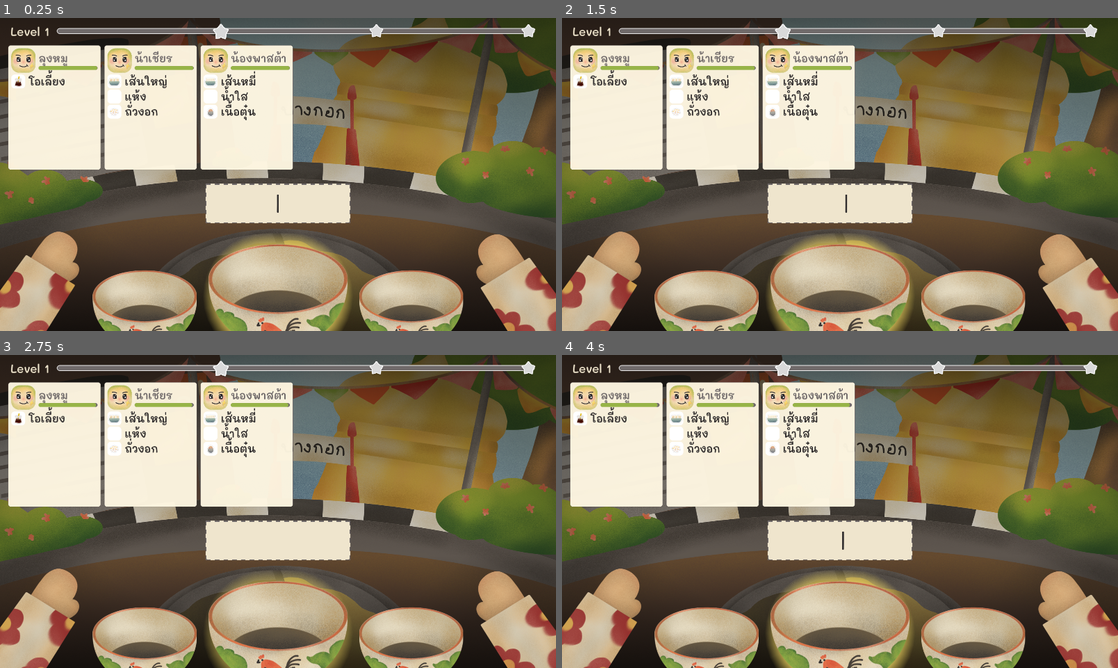
Above: before the commit, frames 1-4 (two rows, left to right).
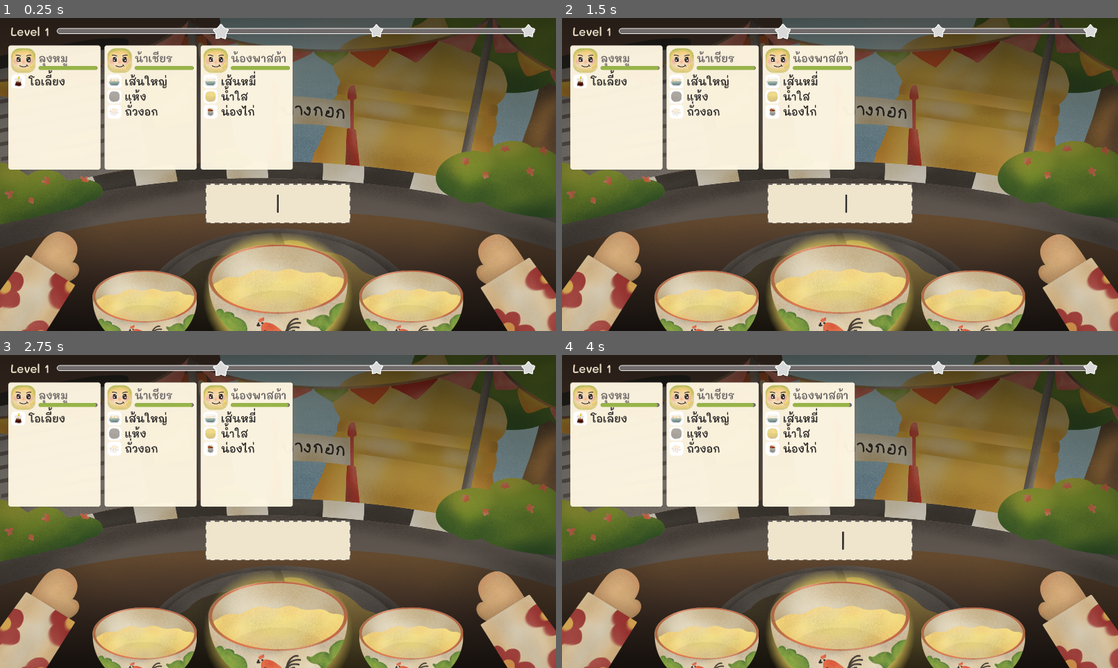
Above: after the commit, the same moments.

Repository: pcpaugust/video-game
Game: Godot game, scene res://scenes/main/Cooking.tscn
Same seed, same stepped clock (60 frames per second), same inputs: the game is played once before the commit and once after it.
Inputs:
- Up to frame 1 (0.25 s): no input
- Up to frame 2 (1.5 s): tap Enter at 0.5, 0.6 s; tap Space at 0.77, 1.25 s; tap Tab at 1.35 s
- Up to frame 3 (2.75 s): tap Space at 1.52 s; tap Enter at 2 s; tap Backspace at 2.1 s
- Up to frame 4 (4 s): tap Space at 2.75, 3.02, 3.77 s; tap Enter at 2.85, 3.5 s; tap Tab at 3.6 s

The runs differ from the first frame. In frame 1, 5.2% of the frame differs, in the area x 16-84%, y 23-98%; in frame 2, 5.2%; in frame 3, 5.2%; in frame 4, 5.2%.

Commit message:
feat: implement bowl UI controller and add soup menu artwork assets

Diff:
--- a/scripts/config/menu_config.gd
+++ b/scripts/config/menu_config.gd
@@ -19,10 +19,11 @@
 ]
 
 const MEAT_TYPES: Array[String] = [
+	"น่องไก่",
+	"หมูเด้ง",
+	"เนื้อตุ๋น",
 	"ลูกชิ้น",
-	"เนื้อตุ๋น",
-	"หมูเด้ง",
-	"น่องไก่",
+	"หมูแดง",
 ]
 
 const VEGETABLE_TYPES: Array[String] = [
@@ -43,16 +44,22 @@
 	"วุ้นเส้น": preload("res://assets/artwork/menu/nood03.png"),
 	"บะหมี่": preload("res://assets/artwork/menu/nood01.png"),
 	"เส้นใหญ่": preload("res://assets/artwork/menu/nood05.png"),
-	"ลูกชิ้น": preload("res://assets/artwork/menu/meat01.png"),
-	"เนื้อตุ๋น": preload("res://assets/artwork/menu/meat02.png"),
-	"หมูเด้ง": preload("res://assets/artwork/menu/meat04.png"),
-	"น่องไก่": preload("res://assets/artwork/menu/meat05.png"),
+	"ลูกชิ้น": preload("res://assets/artwork/menu/meat05.png"),
+	"เนื้อตุ๋น": preload("res://assets/artwork/menu/meat03.png"),
+	"หมูเด้ง": preload("res://assets/artwork/menu/meat02.png"),
+	"น่องไก่": preload("res://assets/artwork/menu/meat01.png"),
+	"หมูแดง": preload("res://assets/artwork/menu/meat04.png"),
 	"กระเทียมเจียว": preload("res://assets/artwork/menu/veg02.png"),
 	"ถั่วงอก": preload("res://assets/artwork/menu/veg03.png"),
 	"ต้นหอมผักชี": preload("res://assets/artwork/menu/veg01.png"),
 	"โอเลี้ยง": preload("res://assets/artwork/menu/drink02.png"),
 	"กระเจี๊ยบ": preload("res://assets/artwork/menu/drink01.png"),
 	"เก๊กฮวย": preload("res://assets/artwork/menu/drink03.png"),
+	"แห้ง": preload("res://assets/artwork/menu/soup05.png"),
+	"น้ำใส": preload("res://assets/artwork/menu/soup02.png"),
+	"น้ำข้น": preload("res://assets/artwork/menu/soup01.png"),
+	"ต้มยำ": preload("res://assets/artwork/menu/soup03.png"),
+	"เย็นตาโฟ": preload("res://assets/artwork/menu/soup04.png"),
 }
 
 # Customer name pools
--- a/scripts/ui/bowl.gd
+++ b/scripts/ui/bowl.gd
@@ -11,9 +11,9 @@
 
 # Map broth types to their background textures
 var broth_textures: Dictionary = {
-	"แห้ง": preload("res://assets/artwork/bowls/black.png"),
-	"น้ำใส": preload("res://assets/artwork/bowls/empty.png"),
-	"น้ำข้น": preload("res://assets/artwork/bowls/yellow.png"),
+	"แห้ง": preload("res://assets/artwork/bowls/empty.png"),
+	"น้ำใส": preload("res://assets/artwork/bowls/yellow.png"),
+	"น้ำข้น": preload("res://assets/artwork/bowls/black.png"),
 	"ต้มยำ": preload("res://assets/artwork/bowls/tomyam.png"),
 	"เย็นตาโฟ": preload("res://assets/artwork/bowls/tafo.png")
 }
Binary file added: assets/artwork/menu/soup01.png
Not shown, added: assets/artwork/menu/soup01.png.import
Binary file added: assets/artwork/menu/soup02.png
Not shown, added: assets/artwork/menu/soup02.png.import
Binary file added: assets/artwork/menu/soup03.png
Not shown, added: assets/artwork/menu/soup03.png.import
Binary file added: assets/artwork/menu/soup04.png
Not shown, added: assets/artwork/menu/soup04.png.import
Binary file added: assets/artwork/menu/soup05.png
Not shown, added: assets/artwork/menu/soup05.png.import
